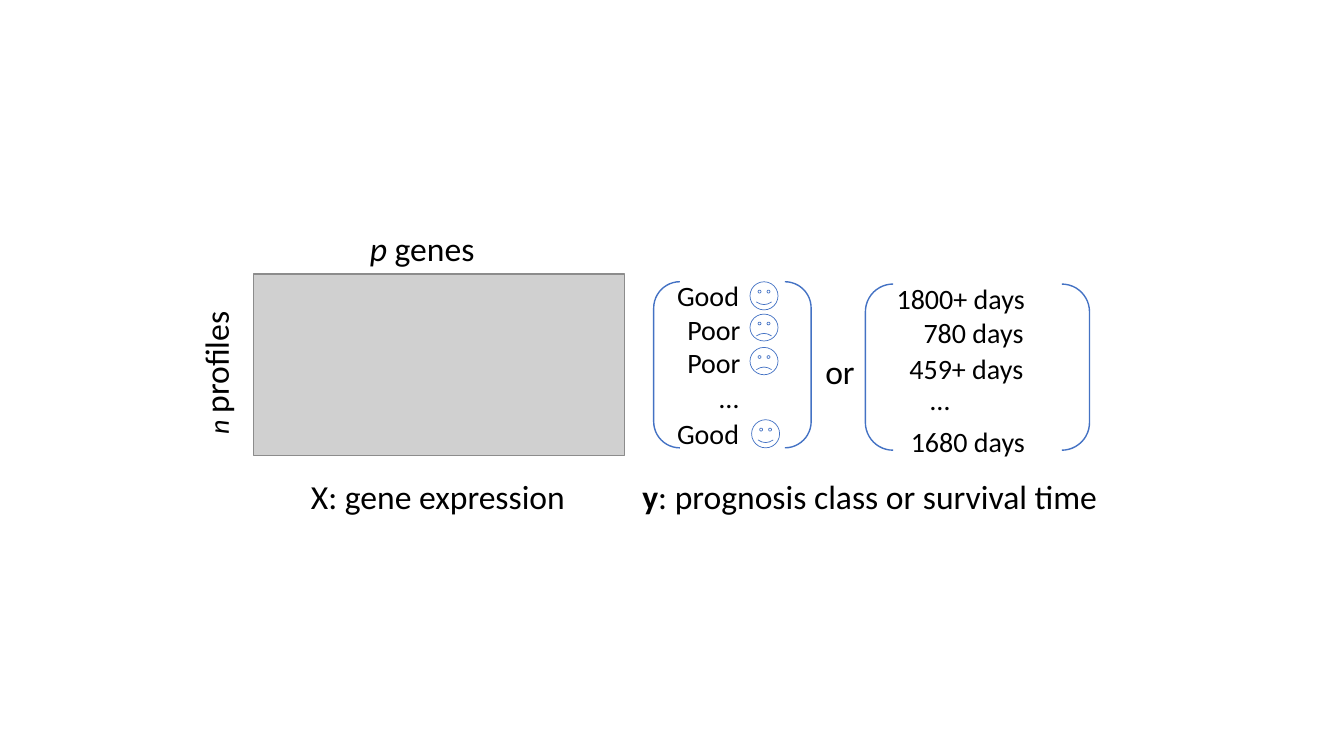
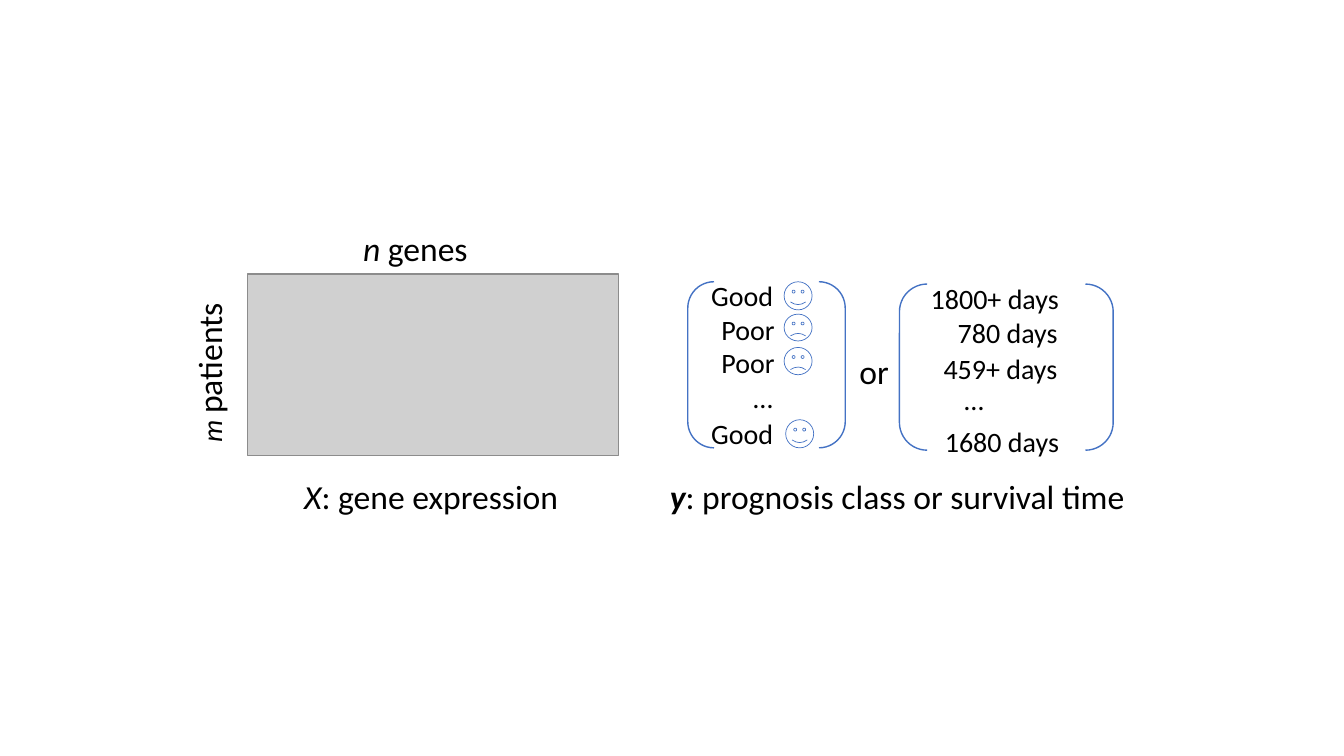
Before and after one commit to YunlongJiao/phdthesis, a slide deck: slide 3 of images/slides/figs.pptx (slide 2 before the commit). Drawn at 1344x756 pixels with LibreOffice and Linux fonts; fonts in the diff are those of the drawing; grey boxes stand for pictures. Boxes give left, top, right and bottom in pixels: in the first picture for what was removed or moved away, otherwise in the second. Text is boxed around its words. In the diff, an @@ line names an element or a change of style, - is before the commit and + after.

```diff
--- a/images/slides/figs.pptx
+++ b/images/slides/figs.pptx
@@ text at box(363, 244, 468, 267): text changed @@
-p genes
+n genes
@@ picture: place and size @@
-picture at box(254, 274, 625, 456)
+picture at box(247, 274, 618, 456)
@@ bracket pair: place and size @@
-bracket pair at box(866, 284, 1090, 451)
+bracket pair at box(899, 284, 1113, 451)
@@ text at box(190, 314, 231, 441): text changed @@
-n profiles
+m patients
@@ 11 texts, 4 smiley faces, 1 bracket pair: place and size @@
-11 texts, 4 smiley faces, 1 bracket pair at box(654, 282, 1025, 457)
+11 texts, 4 smiley faces, 1 bracket pair at box(688, 282, 1059, 457)
@@ text "X: gene expression": place and size @@
-text "X: gene expression" at box(311, 486, 565, 515)
+text "X: gene expression" at box(304, 486, 558, 515)
@@ text "X: gene expression" at box(304, 486, 558, 515): italic on in "X:" @@
@@ text "y: prognosis class or survival ...": place and size @@
-text "y: prognosis class or survival ..." at box(642, 485, 1097, 515)
+text "y: prognosis class or survival ..." at box(670, 485, 1124, 515)
@@ text "y: prognosis class or survival ..." at box(670, 485, 1124, 515): italic on in "y:" @@
```
Also in this commit, not shown: 1 other slide changed, 2 slides added, 10 other files.
